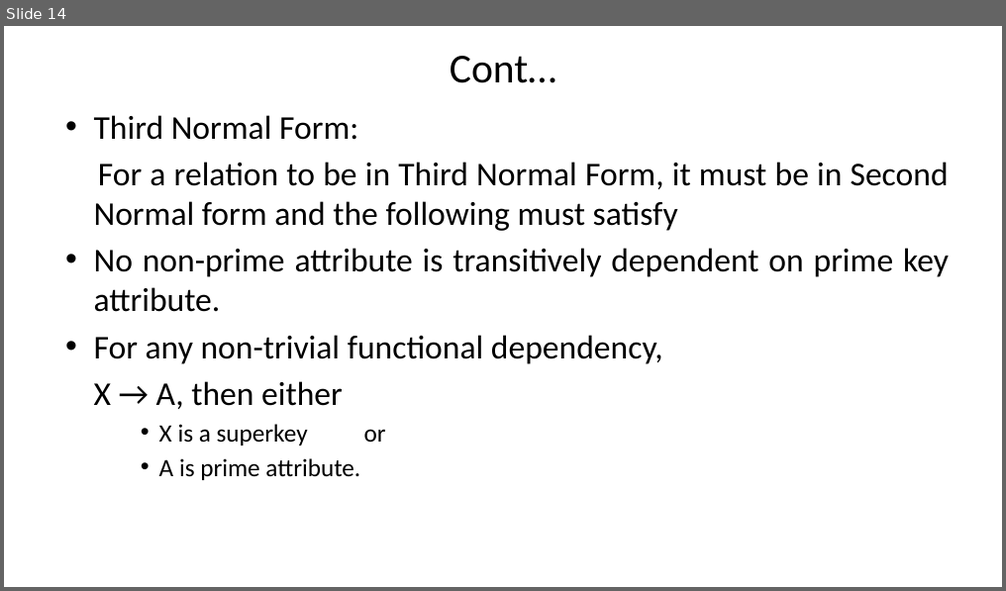
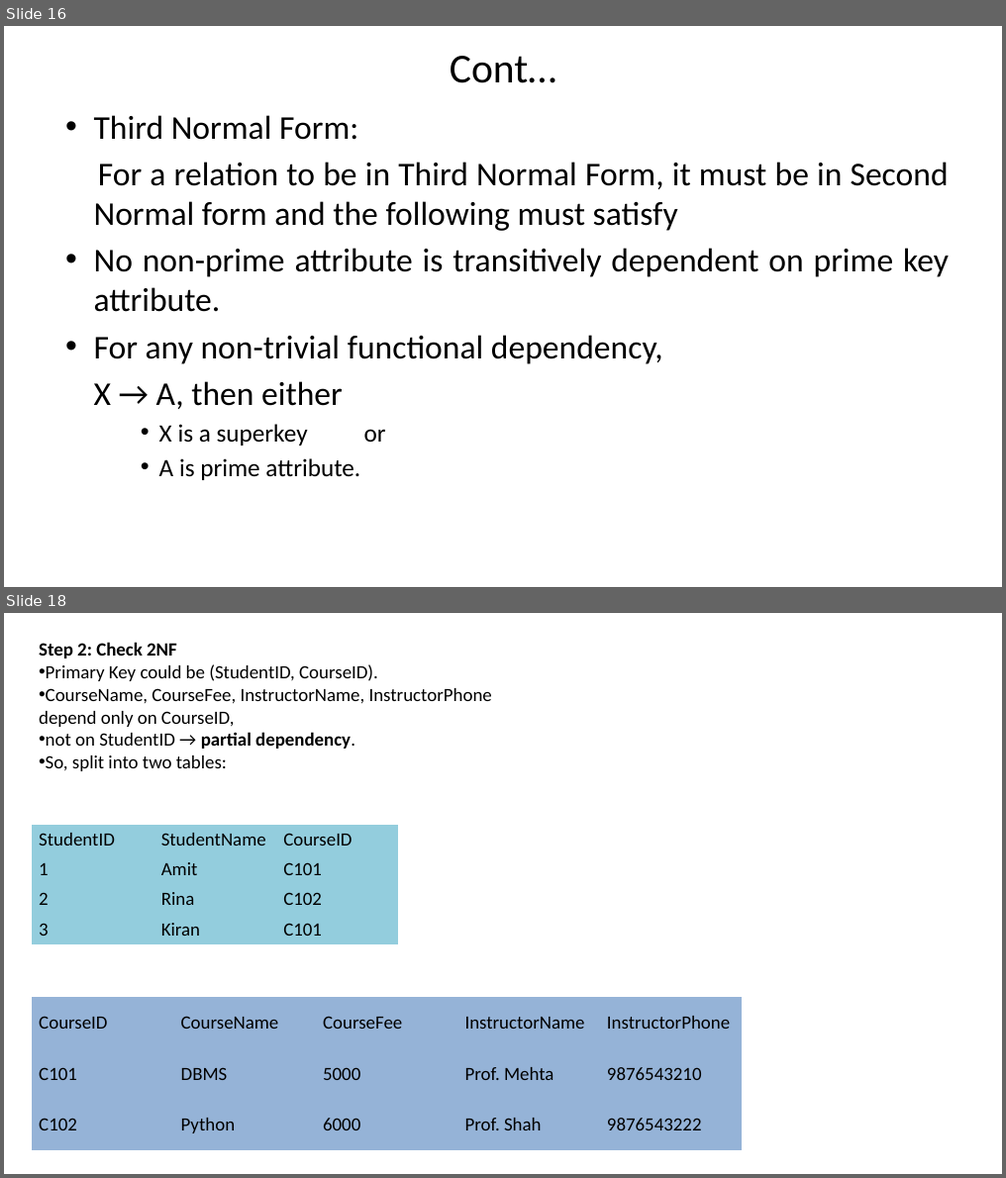
Before and after one commit to VishalChudasama08/MCA, a slide deck: Sem-1/RDBMS Theory/Unit-3/Day_12.pptx. Shown one above the other, each under a label of ours: slide 14 before the commit, slides 16 and 18 after it; the slides between them are not shown. The pictures are 1006x591 and 1006x1178 pixels, drawn with LibreOffice and Linux fonts; fonts in the diff are those of the drawing. Boxes give left, top, right and bottom in pixels: in the first picture for what was removed or moved away, otherwise in the second. Text is boxed around its words. In the diff, an @@ line names an element or a change of style, - is before the commit and + after.

```diff
--- a/Sem-1/RDBMS Theory/Unit-3/Day_12.pptx
+++ b/Sem-1/RDBMS Theory/Unit-3/Day_12.pptx
@@ slide 18 added at box(4, 613, 1002, 1174), background #FFFFFF @@
@@ text added at box(39, 642, 492, 771), 18 pt, text #000000 @@
+Step 2: Check 2NF
+• Primary Key could be (StudentID, CourseID).
+• CourseName, CourseFee, InstructorName, InstructorPhone depend only on CourseID,
+• not on StudentID → partial dependency.
+• So, split into two tables:
@@ table added at box(32, 825, 398, 945), 4 rows, 3 columns @@
+StudentID | StudentName | CourseID
+1 | Amit | C101
+2 | Rina | C102
+3 | Kiran | C101
@@ table added at box(32, 998, 743, 1151), 3 rows, 5 columns @@
+CourseID | CourseName | CourseFee | InstructorName | InstructorPhone
+C101 | DBMS | 5000 | Prof. Mehta | 9876543210
+C102 | Python | 6000 | Prof. Shah | 9876543222
@@ what was slide 14 is now slide 16 @@
```
Also in this commit, not shown: 2 slides changed, 4 other slides added, 4 slides removed, 32 other files.
